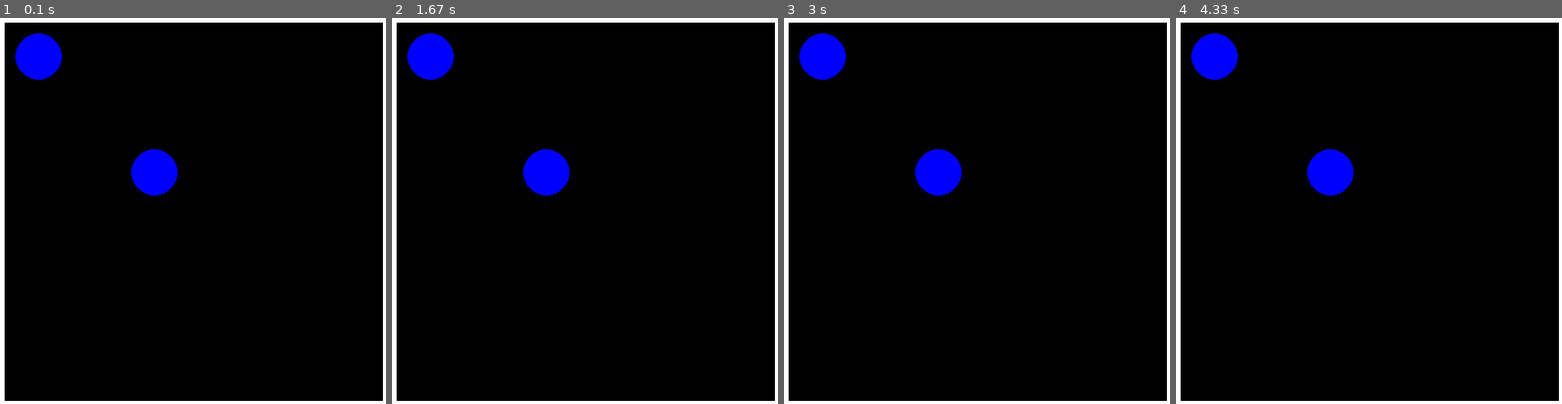
Above: before the commit, frames 1-4 (left to right).
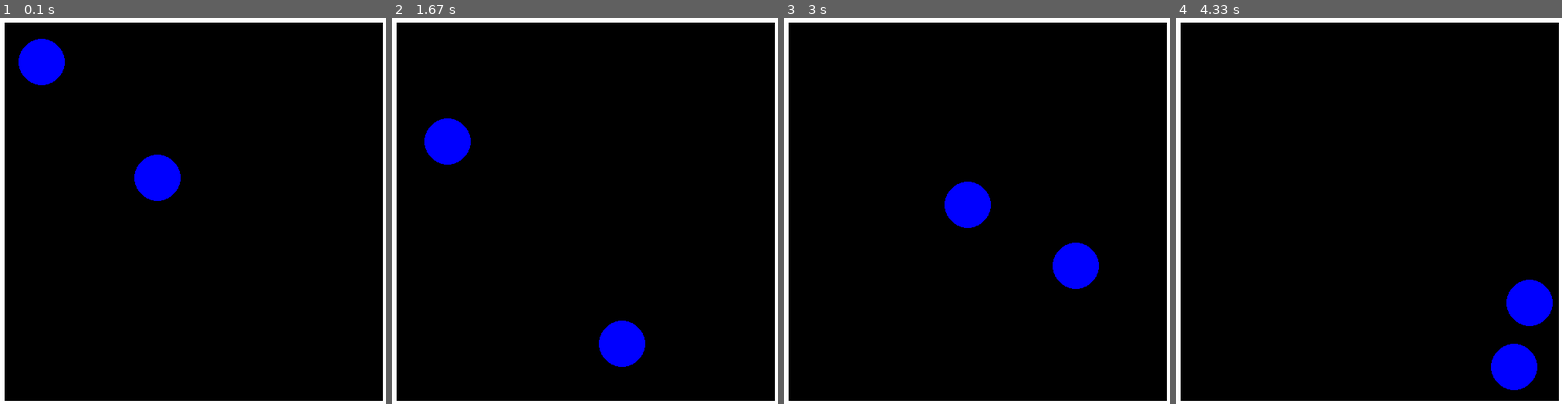
Above: after the commit, the same moments.

Repository: parasladwa/physics_sim
Game: pygame game, started from import pygame.py
Two runs of this game, one before a commit and one after it. Both use one fixed random seed, a clock stepped at 60 frames per second and the inputs below.
Inputs (mouse positions are in pixels of both pictures, inside the frame that each line leads up to):
- Up to frame 1 (0.1 s): no input
- Up to frame 2 (1.67 s): press the mouse at (446, 153) at 0.37 s; move the mouse to (507, 129) at 0.47 s; release the mouse at (569, 106) at 0.6 s
- Up to frame 3 (3 s): no input
- Up to frame 4 (4.33 s): no input

The runs differ from the first frame. In frame 1, 0.8% of the frame differs, in the area x 4-47%, y 4-48%; in frame 2, 4.5%, in the area x 4-66%, y 4-91%; in frame 3, 4.4%; in frame 4, 4.5%.

Commit message:
Update import pygame.py

Diff:
--- a/import pygame.py
+++ b/import pygame.py
@@ -14,66 +14,169 @@
 #game vars
 wall_thickness =10
 gravity = 0.5
-bounce_stop = 0.3
+bounce_stop = 1
+
+#track position of mouse to get movement vector
+mouse_trajectory = []
+
+
+
 
 
 def draw_walls():
-        left = pygame.draw.line(screen, 'white', (0, 0), (0, HEIGHT), wall_thickness)
-        right = pygame.draw.line(screen, 'white', (WIDTH, 0), (WIDTH, HEIGHT), wall_thickness)
-        top = pygame.draw.line(screen, 'white', (0, 0), (WIDTH, 0), wall_thickness)
-        bottom = pygame.draw.line(screen, 'white', (0, HEIGHT), (WIDTH, HEIGHT), wall_thickness)
-        wall_list = [left, right, top, bottom]
-        return wall_list
+    left = pygame.draw.line(screen, 'white', (0, 0), (0, HEIGHT), wall_thickness)
+    right = pygame.draw.line(screen, 'white', (WIDTH, 0), (WIDTH, HEIGHT), wall_thickness)
+    top = pygame.draw.line(screen, 'white', (0, 0), (WIDTH, 0), wall_thickness)
+    bottom = pygame.draw.line(screen, 'white', (0, HEIGHT), (WIDTH, HEIGHT), wall_thickness)
+    wall_list = [left, right, top, bottom]
+    return wall_list
+
+
+
+def calc_motion_vector():
+    x_speed, y_speed = 0, 0
+
+    if len(mouse_trajectory) > 19:
+        x_speed = (mouse_trajectory[-1][0] - mouse_trajectory[0][0])/len(mouse_trajectory)
+        y_speed = (mouse_trajectory[-1][1] - mouse_trajectory[0][1])/len(mouse_trajectory)
+
+    return x_speed, y_speed
+
+
+
 
 
 class Ball:
-        def __init__(self, position, radius, color, mass, retention, velocity, id):
-                self.position = position
-                self.radius = radius
-                self.color = color
-                self.mass = mass
-                self.retention = retention
-                self.velocity = velocity
-                self.id = id
+    def __init__(self, position, radius, color, mass, retention, velocity, id, friction):
+        self.position = position
+        self.radius = radius
+        self.color = color
+        self.mass = mass
+        self.retention = retention
+        self.velocity = velocity
+        self.id = id
+        self.selected = False
+        self.friction = friction
 
-                self.circle = ''
+        self.circle = ''
 
-        def draw(self):
-                self.circle = pygame.draw.circle(screen, self.color, self.position, self.radius)
+    def draw(self):
+        self.circle = pygame.draw.circle(screen, self.color, self.position, self.radius)
 
 
 
-        def check_gravity(self):
+    def check_gravity(self):
+        if not self.selected:
 
-                if self.position[1] < (HEIGHT - self.radius - wall_thickness/2):
-                        self.velocity[1] += gravity
+            if self.position[1] < (HEIGHT - self.radius - wall_thickness/2):
+                self.velocity[1] += gravity
+
+            else:
+                if self.velocity[1] > bounce_stop:
+                    self.velocity[1] = -self.velocity[1]*self.retention
 
                 else:
-                        if self.velocity[1] > bounce_stop:
-                                self.velocity[1] = -self.velocity[1]*self.retention
+                    if abs(self.velocity[1]) <= bounce_stop:
+                        self.velocity[1] = 0
+
+            if (self.position[0] < self.radius + (wall_thickness/2) and self.velocity[0] < 0) or \
+                (self.position[0] > WIDTH - self.radius - (wall_thickness/2) and self.velocity[0] > 0):
+                self.velocity[0] *= -1 * self.retention
+
+                if abs(self.velocity[0]) < bounce_stop:
+                        self.x_xpeed = 0
+
+            if self.velocity[1] == 0 and self.velocity[0] !=0 :
+                if self.velocity[0] > 0:
+                    self.velocity[0] -= self.friction
 
 
-ball1 = Ball([50, 50], 30, 'blue', 100, 0.9, [1, 1], 1)
-ball2 = Ball([200, 200], 30, 'blue', 100, 0.9, [1, 1], 1)
+        else:
+            self.velocity = [x_push, y_push]
+        return self.velocity[1]
 
 
+    def update_position(self, mouse):
+        if not self.selected:
+
+            self.position[1] += self.velocity[1]
+            self.position[0] += self.velocity[0]
+        else:
+            self.position[0] = mouse[0]
+            self.position[1] = mouse[1]
+
+
+
+
+    def check_select(self, pos):
+        self.selected = False
+
+        if self.circle.collidepoint(pos):
+            self.selected = True
+        return self.selected
+
+
+
+
+
+
+
+
+
+
+
+
+
+
+
+
+ball1 = Ball([50, 50], 30, 'blue', 100, 0.9, [1, 1], 1, 0.02)
+ball2 = Ball([200, 200], 30, 'blue', 100, 0.9, [1, 1], 1, 0.03)
+
+balls = [ball1, ball2]
 #main game loop
 run = True
 
-while run:
-        timer.tick(fps)
-        screen.fill('black')
-
-        ball1.draw()
-        ball2.draw()
-
-        walls = draw_walls()
-
-        for event in pygame.event.get():
-                if event.type == pygame.QUIT:
-                        run = False
 
 
-        pygame.display.flip()
+while run:
+    timer.tick(fps)
+    screen.fill('black')
+    mouse_coords = pygame.mouse.get_pos()
+    mouse_trajectory.append(mouse_coords)
+
+    if len(mouse_trajectory) > 20:
+        mouse_trajectory.pop(0)
+    x_push, y_push = calc_motion_vector()
+
+    ball1.draw()
+    ball2.draw()
+    ball1.update_position(mouse_coords)
+    ball2.update_position(mouse_coords)
+    ball1.velocity[1] = ball1.check_gravity()
+    ball2.velocity[1] = ball2.check_gravity()
+
+    walls = draw_walls()
+
+    for event in pygame.event.get():
+        if event.type == pygame.QUIT:
+            run = False
+
+
+        if event.type == pygame.MOUSEBUTTONDOWN:
+            if event.button ==1:
+
+                if ball1.check_select(event.pos) or ball2.check_select(event.pos):
+                    active_select = True
+
+
+        if event.type == pygame.MOUSEBUTTONUP:
+            if event.button == 1:
+                active_select = False
+                for i in range(len(balls)):
+                    balls[i].check_select((-10000, -10000))
+
+
+    pygame.display.flip()
 
 pygame.quit()
